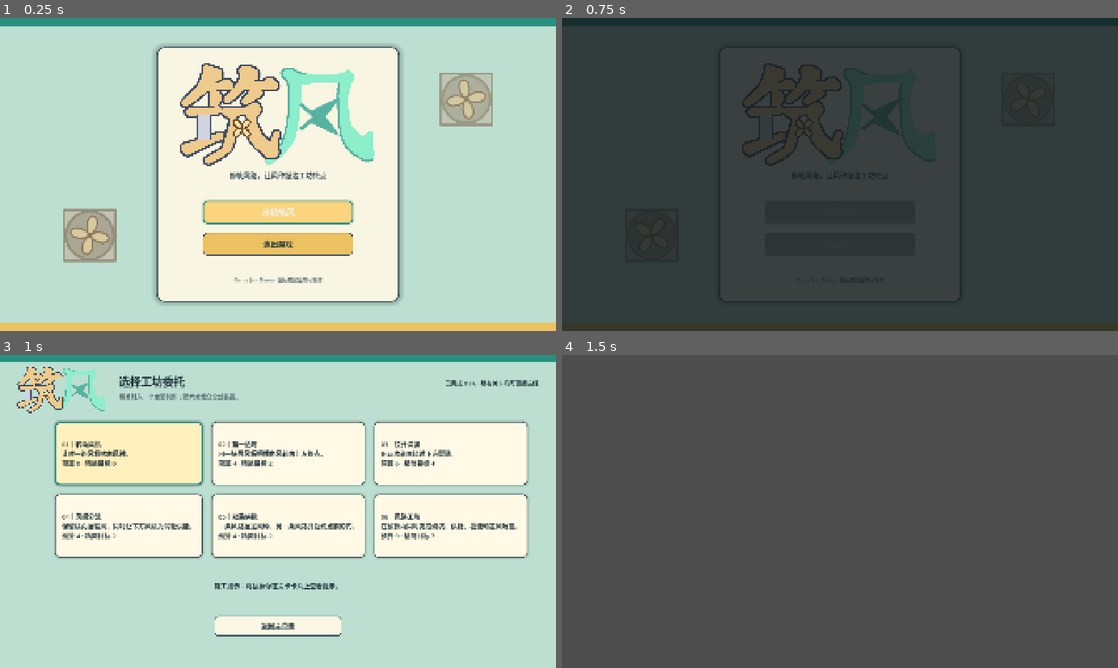
Above: before the commit, frames 1-4 (two rows, left to right).
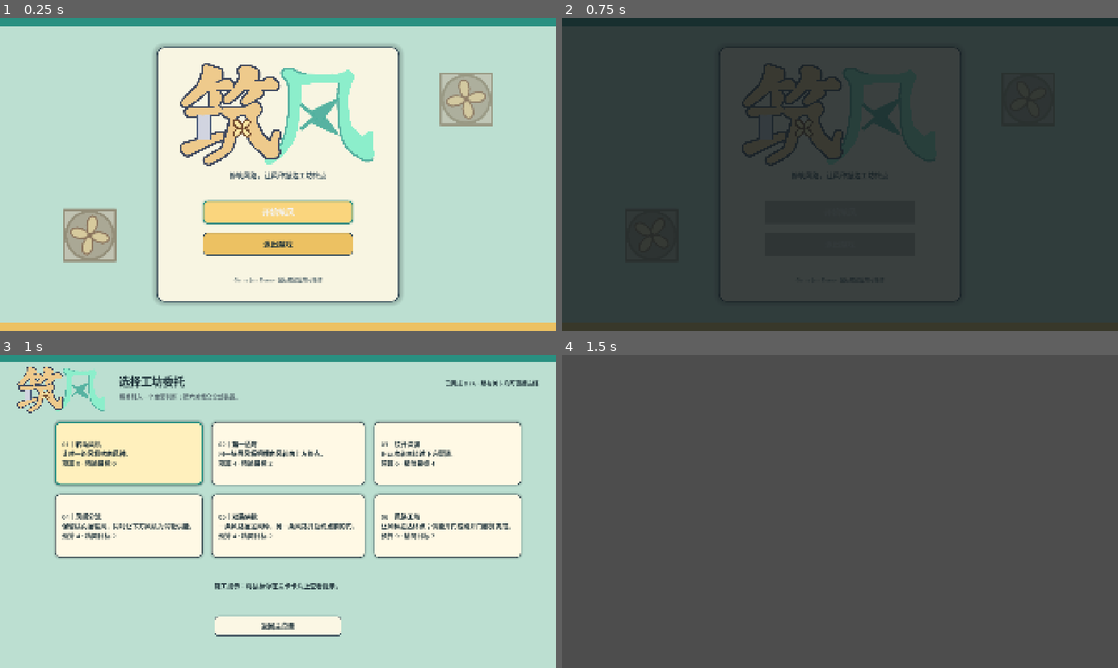
Above: after the commit, the same moments.

Repository: mianyoubiaoqing/zhu-feng
Game: Godot game, scene res://scenes/start_menu.tscn
Same seed, same stepped clock (60 frames per second), same inputs: the game is played once before the commit and once after it.
Inputs:
- Up to frame 1 (0.25 s): no input
- Up to frame 2 (0.75 s): click "开始筑风" at 0.5 s
- Up to frame 3 (1 s): no input
- Up to frame 4 (1.5 s): click "01｜转动风机 让唯一的风机吹向风种。 预算 0 · 精简…" at 1.25 s

Frames 1-2 are identical in both runs. In frame 3, 0.7% of the frame differs, in the area x 68-95%, y 21-65%; in frame 4, nothing differs.

Commit message:
Open alternate routes through wind systems

Diff:
--- a/src/demo/demo_levels.gd
+++ b/src/demo/demo_levels.gd
@@ -90,7 +90,7 @@
 
 
 static func build_full_workshop() -> LevelDefinition:
-	var level := _base(&"full_workshop", "风路工坊", "在预算内同时完成绕坑、供能、截流和逆风隔离。", "供能风机不能旋走：用挡风板让它在涡轮后停止；右侧逆风则需要单向风阀。")
+	var level := _base(&"full_workshop", "风路工坊", "让风种抵达终点；供能开门或绕开门都算完成。", "门只封锁所在格。可保留供能路线，也可旋转风机，从终点上方或下方进入。")
 	level.size = Vector2i(11, 6)
 	level.budget = 9
 	level.efficient_budget = 7
@@ -102,10 +102,8 @@
 		FanDefinition.create(Vector2i(10, 4), GameRules.Direction.LEFT),
 	]
 	level.pits = [Vector2i(7, 2), Vector2i(8, 2), Vector2i(9, 2)]
-	level.walls = [Vector2i(4, 3), Vector2i(5, 3)]
 	level.turbines = [TurbineDefinition.create(&"core", Vector2i(3, 4))]
 	level.doors = [DoorDefinition.create(Vector2i(7, 4), &"core")]
-	level.required_turbine_ids = [&"core"]
 	return level
 
 
--- a/src/nodes/game_session_node.gd
+++ b/src/nodes/game_session_node.gd
@@ -156,6 +156,13 @@
 	if current_result == null:
 		debug_last_result = ""
 	elif current_result.succeeded:
-		debug_last_result = "SUCCESS | route=%d | efficient=%s" % [current_result.route.size(), current_result.efficient]
+		debug_last_result = "SUCCESS | %s | route=%d | efficient=%s | turbines=%s | fans_rotated=%d | device_kinds=%d" % [
+			current_result.route_style_label(),
+			current_result.route.size(),
+			current_result.efficient,
+			current_result.all_turbines_powered,
+			current_result.rotated_fan_count,
+			current_result.device_kind_count,
+		]
 	else:
 		debug_last_result = "FAIL | %s | cell=%s | route=%d" % [current_result.failure_label(), current_result.failure_cell, current_result.route.size()]
--- a/src/presentation/game_root.gd
+++ b/src/presentation/game_root.gd
@@ -165,7 +165,7 @@
 	if result.succeeded:
 		_level_completed = true
 		_game_flow.call("mark_selected_completed")
-		_set_message("通关%s" % ("（精简设计）" if result.efficient else ""))
+		_set_message("通关 · %s%s" % [result.route_style_label(), "（精简设计）" if result.efficient else ""])
 		_show_status("风种抵达终点", Color("d89f2b"), 1.1)
 	else:
 		_set_message(result.failure_label())
@@ -247,11 +247,15 @@
 	result_title.text = "施工完成" if result.succeeded else "风路未接通"
 	if result.succeeded:
 		result_title.add_theme_color_override("font_color", Color("299083"))
-		result_body.text = "本次施工：%d / %d\n精简目标：≤ %d\n%s" % [
+		var turbine_status := "本关无涡轮" if session.level().turbines.is_empty() else ("全部供能" if result.all_turbines_powered else "存在未供能支线")
+		result_body.text = "方案记录：%s\n本次施工：%d / %d · 精简目标：≤ %d\n涡轮：%s · 调整风机：%d台\n使用装置类型：%d / 3" % [
+			result.route_style_label(),
 			session.spent_budget(),
 			session.level().budget,
 			session.level().efficient_budget,
-			"已达成精简方案" if result.efficient else "仍可返回施工压缩预算",
+			turbine_status,
+			result.rotated_fan_count,
+			result.device_kind_count,
 		]
 	else:
 		result_title.add_theme_color_override("font_color", Color("e45e52"))
--- a/src/session/game_session.gd
+++ b/src/session/game_session.gd
@@ -90,7 +90,9 @@
 func start_test() -> SimulationResult:
 	var wind := preview()
 	_phase = GameRules.Phase.RESULT
-	return CargoSimulator.simulate(_level, wind, _spent_budget)
+	var result := CargoSimulator.simulate(_level, wind, _spent_budget)
+	_decorate_result(result, wind)
+	return result
 
 
 func return_to_build() -> void:
@@ -168,3 +170,23 @@
 	})
 	if _undo_stack.size() > 64:
 		_undo_stack.pop_front()
+
+
+func _decorate_result(result: SimulationResult, wind: WindSolution) -> void:
+	result.all_turbines_powered = true
+	for turbine in _level.turbines:
+		if not wind.is_turbine_powered(turbine.id):
+			result.all_turbines_powered = false
+			break
+	for fan in _level.fans:
+		if _fan_directions.get(fan.cell, fan.direction) != fan.direction:
+			result.rotated_fan_count += 1
+	var used_kinds: Dictionary = {}
+	for device: PlacedDevice in _placements.values():
+		used_kinds[device.kind] = true
+	result.device_kind_count = used_kinds.size()
+	for door in _level.doors:
+		if door.cell in result.route:
+			result.traversed_door_count += 1
+		else:
+			result.bypassed_door_count += 1
--- a/src/simulation/cargo_simulator.gd
+++ b/src/simulation/cargo_simulator.gd
@@ -12,15 +12,14 @@
 	var step_limit: int = maxi(8, level.size.x * level.size.y * 4 + 1)
 
 	for _step in step_limit:
+		if wind.is_conflict(current):
+			return _fail(result, GameRules.FailureReason.CONFLICT, current)
 		if current == level.goal:
 			if _required_power_ready(level, wind):
 				result.succeeded = true
 				result.efficient = spent_budget <= level.efficient_budget
 				return result
 			return _fail(result, GameRules.FailureReason.MISSING_POWER, current)
-
-		if wind.is_conflict(current):
-			return _fail(result, GameRules.FailureReason.CONFLICT, current)
 		var direction := wind.direction_at(current)
 		if direction < 0:
 			return _fail(result, GameRules.FailureReason.NO_WIND, current)
--- a/src/simulation/simulation_result.gd
+++ b/src/simulation/simulation_result.gd
@@ -7,6 +7,19 @@
 var failure_cell: Vector2i = Vector2i(-1, -1)
 var route: Array[Vector2i] = []
 var powered_turbine_ids: Array[StringName] = []
+var all_turbines_powered := false
+var rotated_fan_count := 0
+var device_kind_count := 0
+var traversed_door_count := 0
+var bypassed_door_count := 0
+
+
+func route_style_label() -> String:
+	if bypassed_door_count > 0:
+		return "绕门抵达"
+	if traversed_door_count > 0:
+		return "供能通行"
+	return "自由筑风"
 
 
 func failure_label() -> String:
--- a/tests/run_level_tests.gd
+++ b/tests/run_level_tests.gd
@@ -24,6 +24,8 @@
 		var result := session.start_test()
 		_expect(result.succeeded, "第%d关参考解可通关" % (index + 1))
 		_expect(result.efficient, "第%d关参考解达到精简预算" % (index + 1))
+
+	_test_final_level_alternate_routes(levels[5])
 
 	var game_flow := get_root().get_node_or_null("GameFlow")
 	_expect(game_flow != null, "关卡流程单例已加载")
@@ -64,6 +66,70 @@
 			session.place_device(GameRules.DeviceKind.ONE_WAY_VALVE, Vector2i(9, 4), GameRules.Direction.RIGHT)
 
 
+func _test_final_level_alternate_routes(level: LevelDefinition) -> void:
+	_expect(level.walls.is_empty() and level.required_turbine_ids.is_empty(), "终关开放中层并取消全局供能硬条件")
+	var standard := GameSession.new()
+	_expect(standard.load_level(level), "终关正规供能路线可加载")
+	_apply_reference_solution(5, standard)
+	var standard_result := standard.start_test()
+	_expect(
+		standard_result.succeeded
+		and standard_result.traversed_door_count == 1
+		and standard_result.all_turbines_powered
+		and standard_result.device_kind_count == 3
+		and standard_result.route_style_label() == "供能通行",
+		"正规路线开门通行并使用三类装置"
+	)
+
+	var upper := GameSession.new()
+	_expect(upper.load_level(level), "终关上绕路线可加载")
+	upper.rotate_at(Vector2i(3, 5))
+	upper.rotate_at(Vector2i(10, 4))
+	upper.place_device(GameRules.DeviceKind.BEND, Vector2i(6, 2), GameRules.Direction.DOWN)
+	upper.place_device(GameRules.DeviceKind.BEND, Vector2i(6, 3), GameRules.Direction.UP)
+	upper.place_device(GameRules.DeviceKind.BEND, Vector2i(8, 3), GameRules.Direction.DOWN)
+	var upper_result := upper.start_test()
+	_expect(
+		upper_result.succeeded
+		and upper_result.bypassed_door_count == 1
+		and not upper_result.all_turbines_powered
+		and upper_result.rotated_fan_count == 2
+		and upper_result.route_style_label() == "绕门抵达",
+		"上绕路线旋开支线并从终点上方绕门抵达"
+	)
+
+	var lower := GameSession.new()
+	_expect(lower.load_level(level), "终关下绕路线可加载")
+	lower.rotate_at(Vector2i(3, 5))
+	lower.rotate_at(Vector2i(10, 4))
+	lower.place_device(GameRules.DeviceKind.BEND, Vector2i(6, 2), GameRules.Direction.DOWN)
+	lower.place_device(GameRules.DeviceKind.BEND, Vector2i(6, 5), GameRules.Direction.UP)
+	lower.place_device(GameRules.DeviceKind.BEND, Vector2i(8, 5), GameRules.Direction.LEFT)
+	var lower_result := lower.start_test()
+	_expect(lower_result.succeeded and lower_result.bypassed_door_count == 1, "下绕路线从终点下方绕门抵达")
+
+	var early_door := GameSession.new()
+	_expect(early_door.load_level(level), "终关提前下行路线可加载")
+	early_door.place_device(GameRules.DeviceKind.BEND, Vector2i(4, 2), GameRules.Direction.DOWN)
+	early_door.place_device(GameRules.DeviceKind.BEND, Vector2i(4, 4), GameRules.Direction.UP)
+	early_door.place_device(GameRules.DeviceKind.BLOCKER, Vector2i(3, 3), GameRules.Direction.UP)
+	early_door.place_device(GameRules.DeviceKind.BLOCKER, Vector2i(9, 4), GameRules.Direction.UP)
+	var early_result := early_door.start_test()
+	_expect(early_result.succeeded and early_result.traversed_door_count == 1, "开放中层后可提前下行并继续使用门路线")
+
+	var route_keys: Dictionary = {}
+	for result in [standard_result, upper_result, lower_result, early_result]:
+		route_keys[_route_key(result.route)] = true
+	_expect(route_keys.size() == 4, "终关自动验证四条不同运输路线")
+
+
+func _route_key(route: Array[Vector2i]) -> String:
+	var parts: PackedStringArray = []
+	for cell in route:
+		parts.append("%d,%d" % [cell.x, cell.y])
+	return "|".join(parts)
+
+
 func _quit_after_cleanup(exit_code: int) -> void:
 	quit(exit_code)
 
--- a/tests/run_rule_tests.gd
+++ b/tests/run_rule_tests.gd
@@ -11,6 +11,7 @@
 	_test_valve()
 	_test_same_direction_merge()
 	_test_opposite_wind_conflict()
+	_test_goal_conflict_fails()
 	_test_loop_detection()
 	_test_turbine_door_and_cargo()
 	_test_budget_and_undo()
@@ -72,6 +73,18 @@
 	var wind := WindSolver.solve(level, {}, {})
 	_expect(wind.is_conflict(Vector2i(2, 1)), "异向风完全抵消")
 	_expect(wind.direction_at(Vector2i(2, 1)) < 0, "冲突格没有有效方向")
+
+
+func _test_goal_conflict_fails() -> void:
+	var level := _level(Vector2i(5, 3))
+	level.goal = Vector2i(2, 1)
+	level.fans = [
+		FanDefinition.create(Vector2i(0, 1), GameRules.Direction.RIGHT),
+		FanDefinition.create(Vector2i(4, 1), GameRules.Direction.LEFT),
+	]
+	var wind := WindSolver.solve(level, {}, {})
+	var result := CargoSimulator.simulate(level, wind, 0)
+	_expect(wind.is_conflict(level.goal) and not result.succeeded and result.failure_reason == GameRules.FailureReason.CONFLICT, "终点存在逆风冲突时不能提前通关")
 
 
 func _test_loop_detection() -> void:
